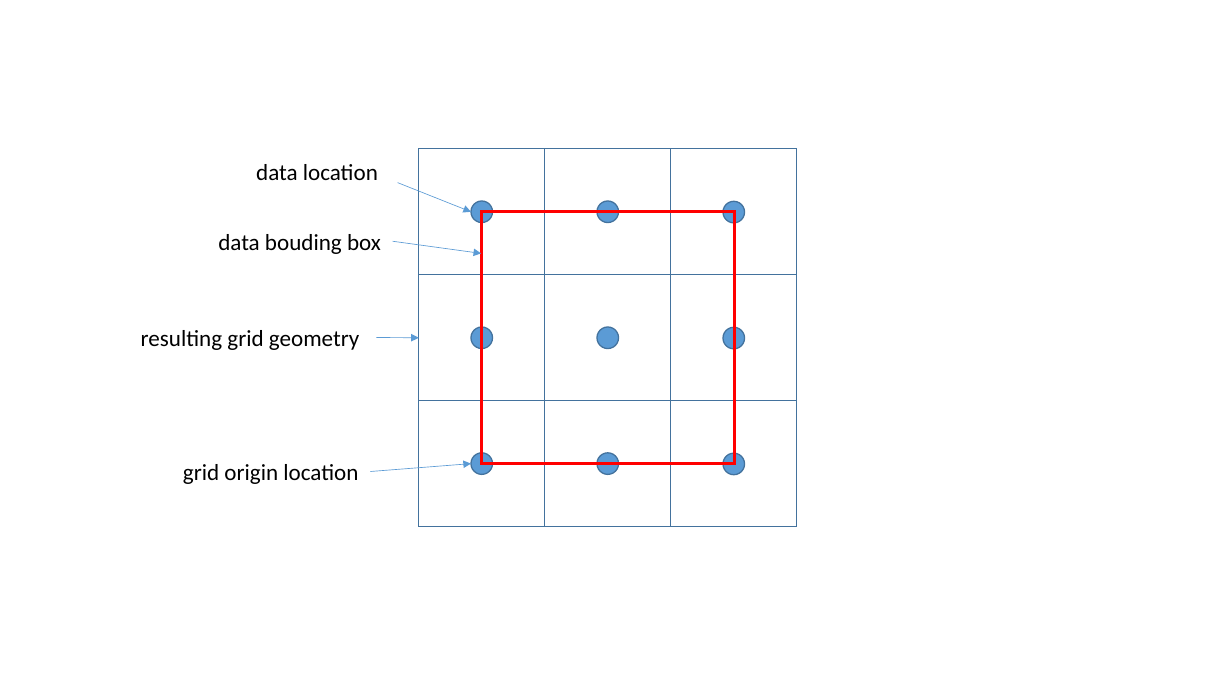
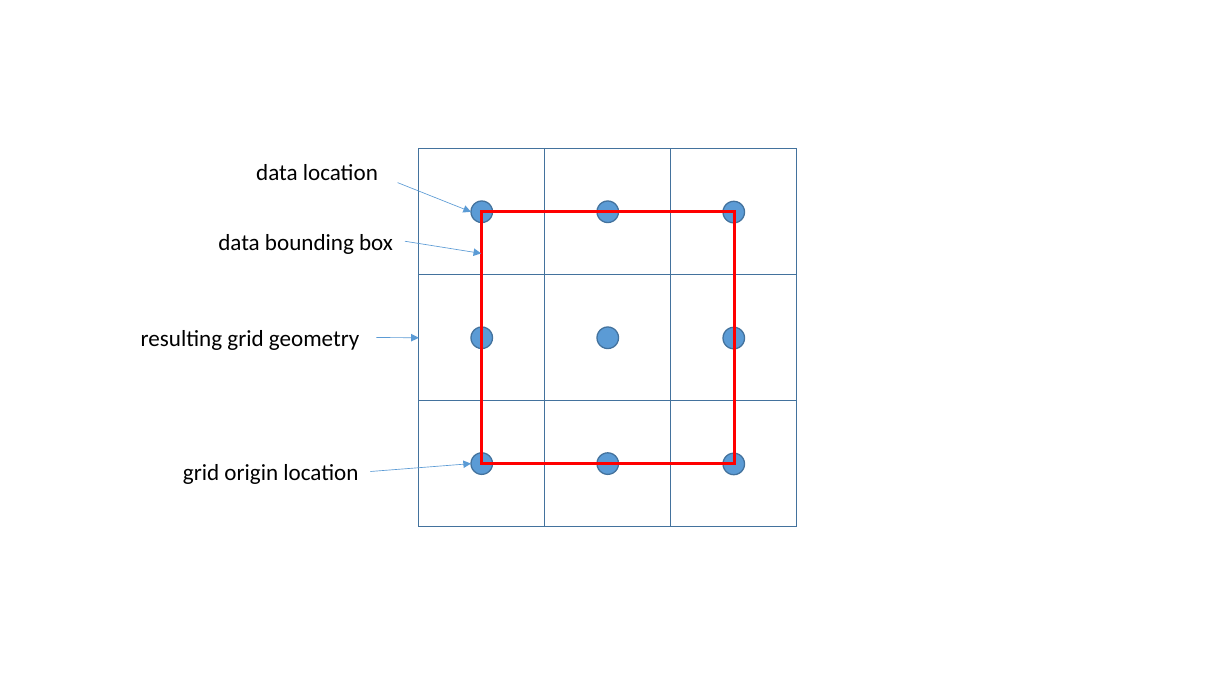
Before and after one commit to PauloCarvalhoRJ/gammaray, a slide deck: slide 1 of docs/figures.pptx. Drawn at 1232x693 pixels with LibreOffice and Linux fonts; fonts in the diff are those of the drawing. Boxes give left, top, right and bottom in pixels: in the first picture for what was removed or moved away, otherwise in the second. Text is boxed around its words. In the diff, an @@ line names an element or a change of style, - is before the commit and + after.

```diff
--- a/docs/figures.pptx
+++ b/docs/figures.pptx
@@ text at (218,234,393,254): text changed @@
-data bouding box
+data bounding box
@@ arrow moved from (393, 241) - (482, 253) to (405, 241) - (482, 253) @@
```
Also in this commit, not shown: 1 slide added, 5 other files.
